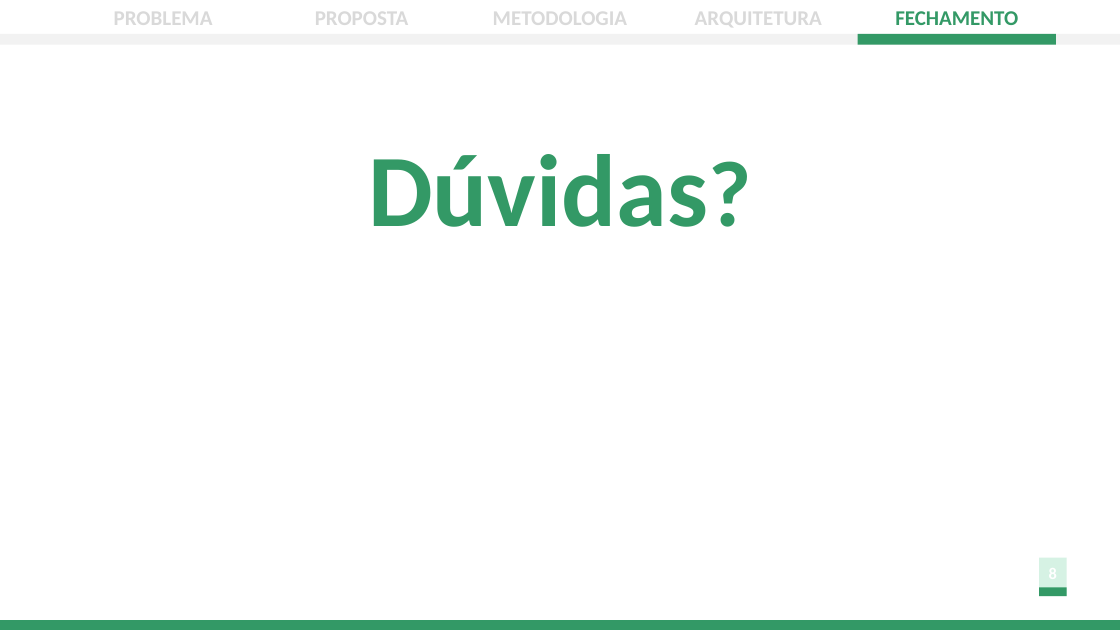
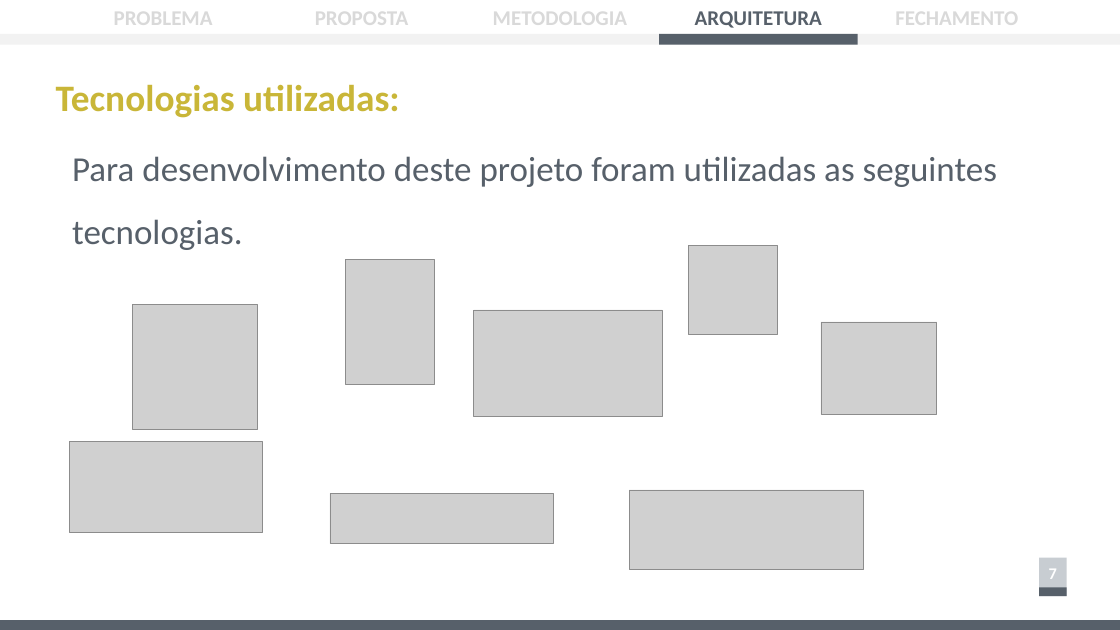
Before and after one commit to ICEI-PUC-Minas-PPLES-TI/plf-es-2022-2-ti1-7924100-mobilidade-urbana, a slide deck: slide 14 of docs/apresentacao/Apresentação - Sprint 4.pptx (slide 16 before the commit). Drawn at 1120x630 pixels with LibreOffice and Linux fonts; fonts in the diff are those of the drawing; grey boxes stand for pictures. Boxes give left, top, right and bottom in pixels: in the first picture for what was removed or moved away, otherwise in the second. Text is boxed around its words. In the diff, an @@ line names an element or a change of style, - is before the commit and + after.

```diff
--- a/docs/apresentacao/Apresentação - Sprint 4.pptx
+++ b/docs/apresentacao/Apresentação - Sprint 4.pptx
@@ text "ARQUITETURA" at bbox=[695, 11, 822, 28]: text colour #D9D9D9 to #57606A @@
@@ text "FECHAMENTO" at bbox=[895, 5, 1018, 31]: text colour #339966 to #D9D9D9 @@
@@ rectangle added at bbox=[660, 34, 858, 45], fill #57606A @@
@@ rectangle removed at bbox=[858, 34, 1056, 45] @@
@@ text added at bbox=[56, 84, 400, 118], 32 pt, text #C9B638, bold @@
+Tecnologias utilizadas:
@@ text added at bbox=[72, 156, 997, 250], 30 pt, text #57606A @@
+Para desenvolvimento deste projeto foram utilizadas as seguintes tecnologias.
@@ text removed at bbox=[368, 154, 708, 227] @@
-Dúvidas?
@@ picture added at bbox=[345, 260, 434, 384] @@
@@ picture added at bbox=[689, 245, 778, 334] @@
@@ picture added at bbox=[133, 305, 257, 429] @@
@@ picture added at bbox=[474, 310, 662, 416] @@
@@ picture added at bbox=[821, 322, 937, 414] @@
@@ picture added at bbox=[70, 442, 263, 533] @@
@@ picture added at bbox=[330, 493, 554, 544] @@
@@ picture added at bbox=[629, 490, 864, 570] @@
@@ rectangle at bbox=[1039, 558, 1067, 597]: fill #D6F2E4 to #C8CDD2 @@
@@ text added at bbox=[1049, 569, 1057, 579], 14 pt, text #FFFFFF, bold @@
+7
@@ rectangle at bbox=[1039, 587, 1067, 596]: fill #339966 to #57606A @@
@@ rectangle at bbox=[0, 620, 1120, 630]: fill #339966 to #57606A @@
```
Also in this commit, not shown: 12 other slides changed, 10 other files.
